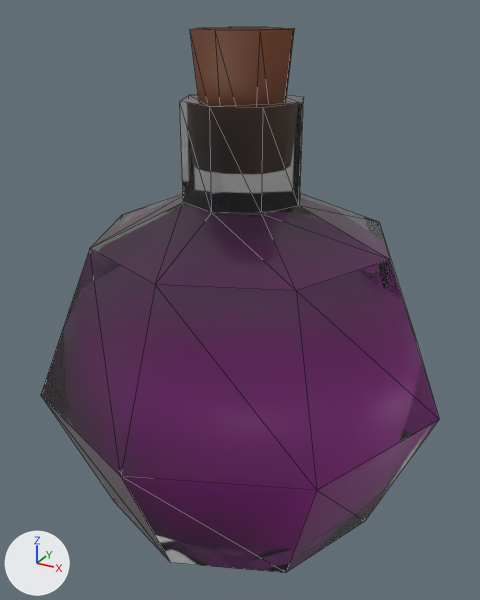
Two versions of the glTF model Resource/Model/potion1.glb, one commit apart.
Camera for both pictures: a camera (50 mm lens) standing at (1.43, -2.63, 1.68) and looking at (-0.02, 0.02, 0.36). Lighting does not change. The marker at lower left points along +X, +Y and +Z. The first picture is the older version. Mesh edges are drawn as thin lines. Where no turn or scale is listed for an object, it has been applied to the vertices. Vertices at exactly the same position are counted once.
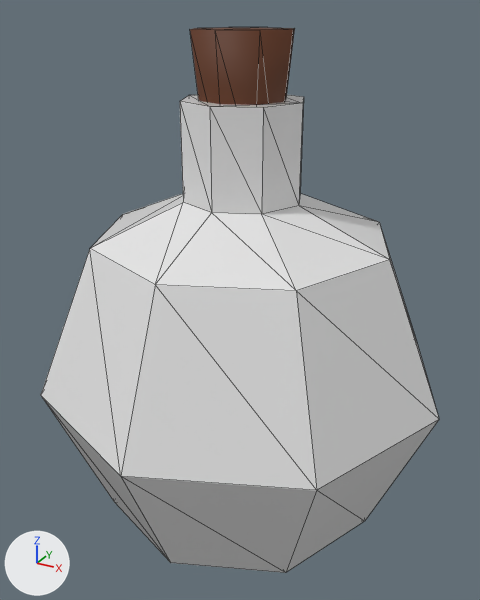
Where the newer file only moved an object's origin or applied its transform, the numbers keep the older frame.

What differs and where, as boxes (x1, y1, x2, y2) in the pictures (480 x 600 px; the box of a moved part takes in the faces that stretch with it):
```json
{"object": "Sphere", "change": "surface changed", "before": [41, 95, 439, 573], "after": [41, 95, 439, 573]}
{"part": 1, "of": "me_cylinder_001", "change": "moved or reshaped", "before": [198, 28, 295, 105], "after": [198, 28, 295, 105]}
```

The change, as JSON lines over the scene's bpy script:
```json
{"op": "remove", "block": "mat_material_001", "code": "mat_material_001.transmission_weight = 0.99"}
{"block": "me_cylinder_001", "where": "# used by ob_cylinder_001; location = (0.0, 0.0, 1.32)"}
{"op": "remove", "block": "me_cylinder_001", "code": "me_cylinder_001.from_pydata(...)  # 16 vertices, 28 faces; spans x -0.227..0.227, y -0.227..0.227, z -0.284..0.284"}
{"op": "add", "block": "me_cylinder_001", "code": "me_cylinder_001.from_pydata(...)  # 32 vertices, 56 faces; spans x -0.227..0.227, y -0.227..0.227, z -0.284..0.284"}
{"block": "me_cylinder_001", "change": "me_cylinder_001 part 1"}
{"block": "me_cylinder_001", "change": "28 faces are deleted"}
{"block": "me_cylinder_001", "change": "28 new faces join them"}
{"block": "me_cylinder_001", "change": "other edits to the shape of me_cylinder_001 do not show in these pictures"}
```
